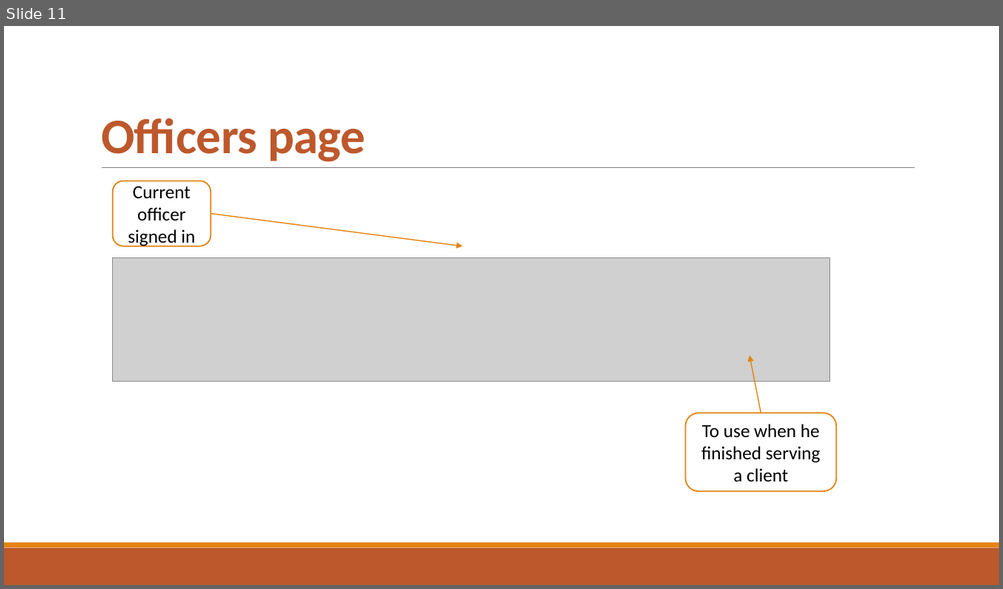
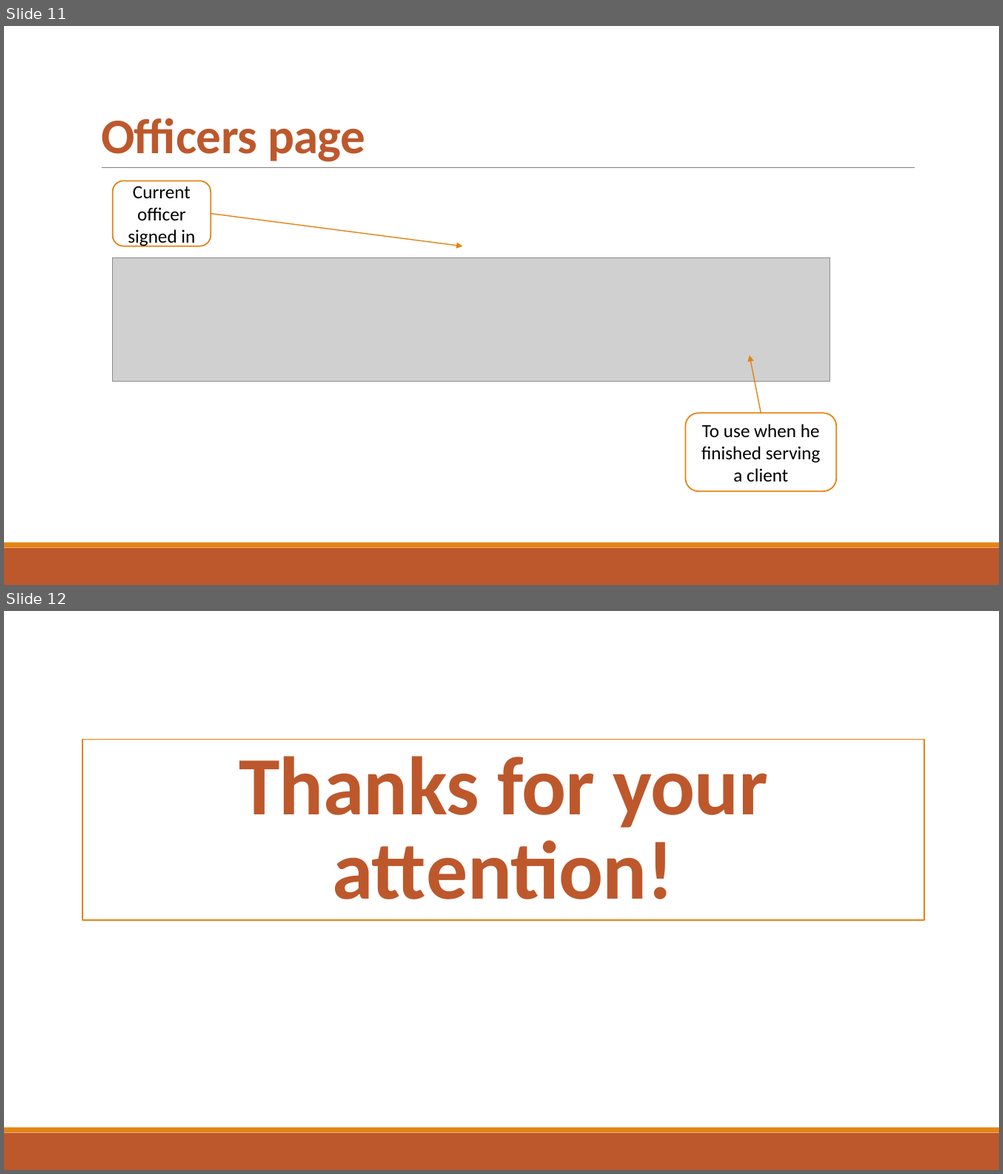
Before and after one commit to djemar/se2021-04-OfficeQueueManager, a slide deck: PresentationW1.pptx. Shown one above the other, each under a label of ours: slide 11 before the commit, slides 11 and 12 after it. The pictures are 1003x589 and 1003x1174 pixels, drawn with LibreOffice and Linux fonts; fonts in the diff are those of the drawing; grey boxes stand for pictures. Boxes give left, top, right and bottom in pixels: in the first picture for what was removed or moved away, otherwise in the second. Text is boxed around its words. In the diff, an @@ line names an element or a change of style, - is before the commit and + after.

Commit message:
Updated pptx v2

```diff
--- a/PresentationW1.pptx
+++ b/PresentationW1.pptx
@@ slide 12 added at (x1=4, y1=611, x2=999, y2=1170), background #FFFFFF; not listed: 2 template elements that a slide beside it also shows @@
@@ title added at (x1=82, y1=739, x2=924, y2=920), fill #FFFFFF, outline #E48312 1.25 pt, 80 pt, text #BD582C, bold @@
+Thanks for your attention!
```
Also in this commit, not shown: 1 slide changed.
